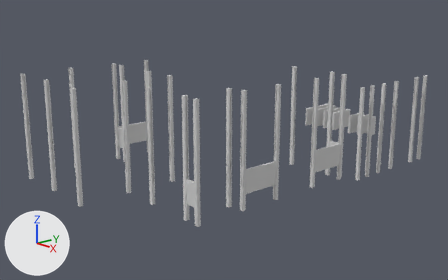
An edit to the Blender file ViviendaSistemaPrefaHolcim.blend, drawn before and after from the same camera.
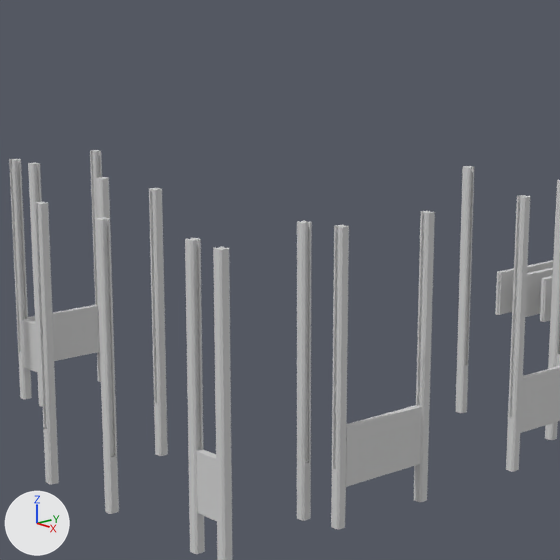
Each version appears first whole from a 50 mm camera at (28.45, -23.18, 10.43) aimed at (-1.04, 2.43, -0.15), and next in a close-up on the part from 24% to 74% of the width and 0% to 80% of the height. The lights are fixed; the arrows at lower left show +X, +Y and +Z.

Names of what the first close-up shows: 'B1-1120.002', 'ColTipoB.002', 'ColTipoB.003', 'ColTipoB.004', 'ColTipoC.001', 'ColTipoC.004', 'ColTipoC.005', 'ColTipoC.006', 'ColTipoC.007', 'ColTipoD.003', 'ColTipoE.001', 'ColTipoE.002', 'ColTipoE.004'.
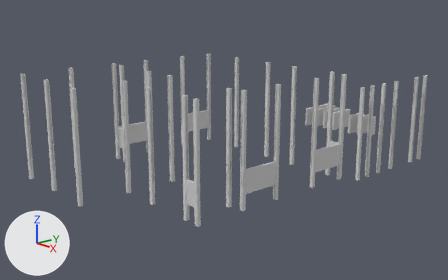
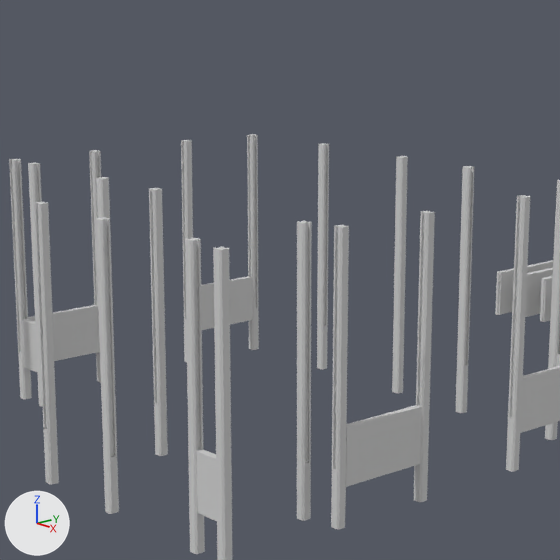
The change in detail:
Object 'ColTipoE.002' (ob_coltipoe_002) moves from (-5.886, -0.173, 1.635) to (-5.881, -0.201, 1.635).
Object 'ColTipoC.009' (ob_coltipoc_009) is new; it shows a copy of the mesh of ob_coltipoc_001.
Its parent is ob_casaholcim.
Its location is (-5.883, 2.807, 1.644).
Its rotation in degrees is (90, 0, 90).
Object 'B1-1120.004' (ob_b1_1120_004) is new; it shows a copy of the mesh of ob_b1_1120.
Its parent is ob_casaholcim.
Its location is (-5.886, 3.992, 0.0).
Its rotation in degrees is (90, 0, 0).
Object 'ColTipoD.005' (ob_coltipod_005) is new; it shows a copy of the mesh of ob_coltipod_003.
Its parent is ob_casaholcim.
Its location is (-5.889, 5.179, 1.601).
Its rotation in degrees is (90, 0, 360).
Object 'ColTipoC.010' (ob_coltipoc_010) is new; it shows a copy of the mesh of ob_coltipoc_001.
Its parent is ob_casaholcim.
Its location is (-2.883, 5.188, 1.644).
Its rotation in degrees is (90, 0, 0).
Object 'ColTipoB.005' (ob_coltipob_005) is new; it shows a copy of the mesh of ob_coltipob_001.
Its parent is ob_casaholcim.
Its location is (0.118, 5.191, 1.621).
Its rotation in degrees is (90, 0, -90).

Pixel boxes (x1, y1, x2, y2) of what changed, in the close-ups (560 x 560 px):
'ColTipoB.005', added
    after: (392, 156, 408, 393)
'ColTipoC.010', added
    after: (317, 143, 329, 369)
'ColTipoD.005', added
    after: (247, 134, 259, 350)
'B1-1120.004', added
    after: (201, 276, 252, 330)
'ColTipoC.009', added
    after: (181, 140, 193, 362)
'ColTipoE.002', moved
    before: (90, 150, 102, 382)
    after: (89, 150, 101, 382)
